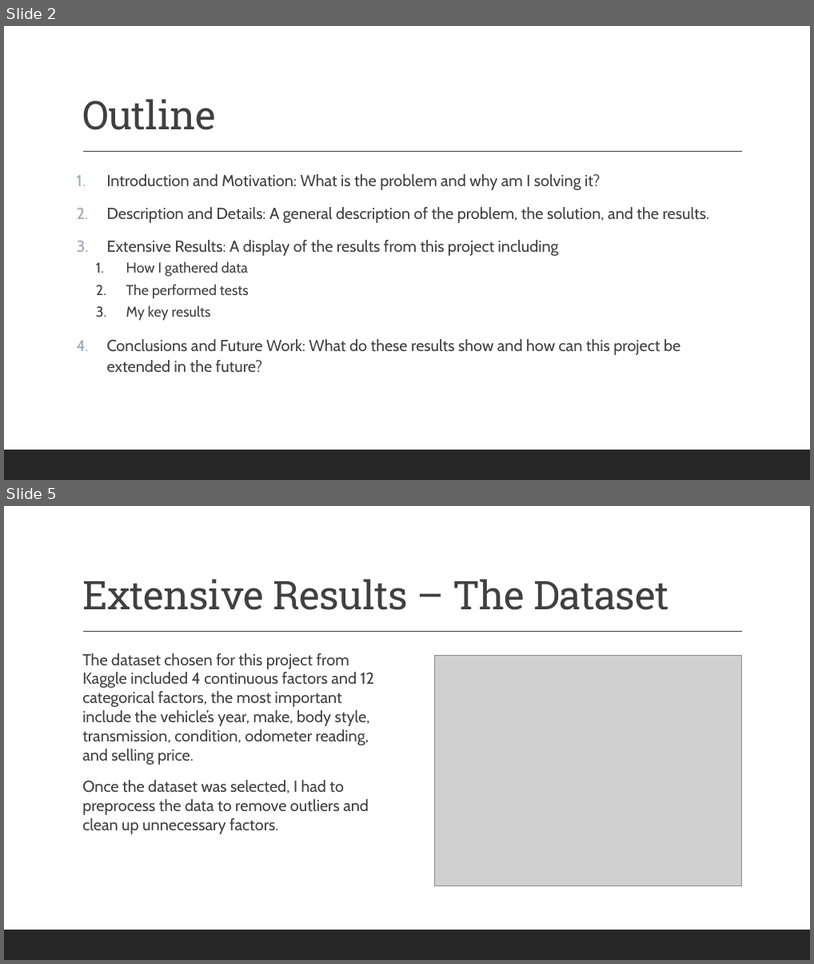
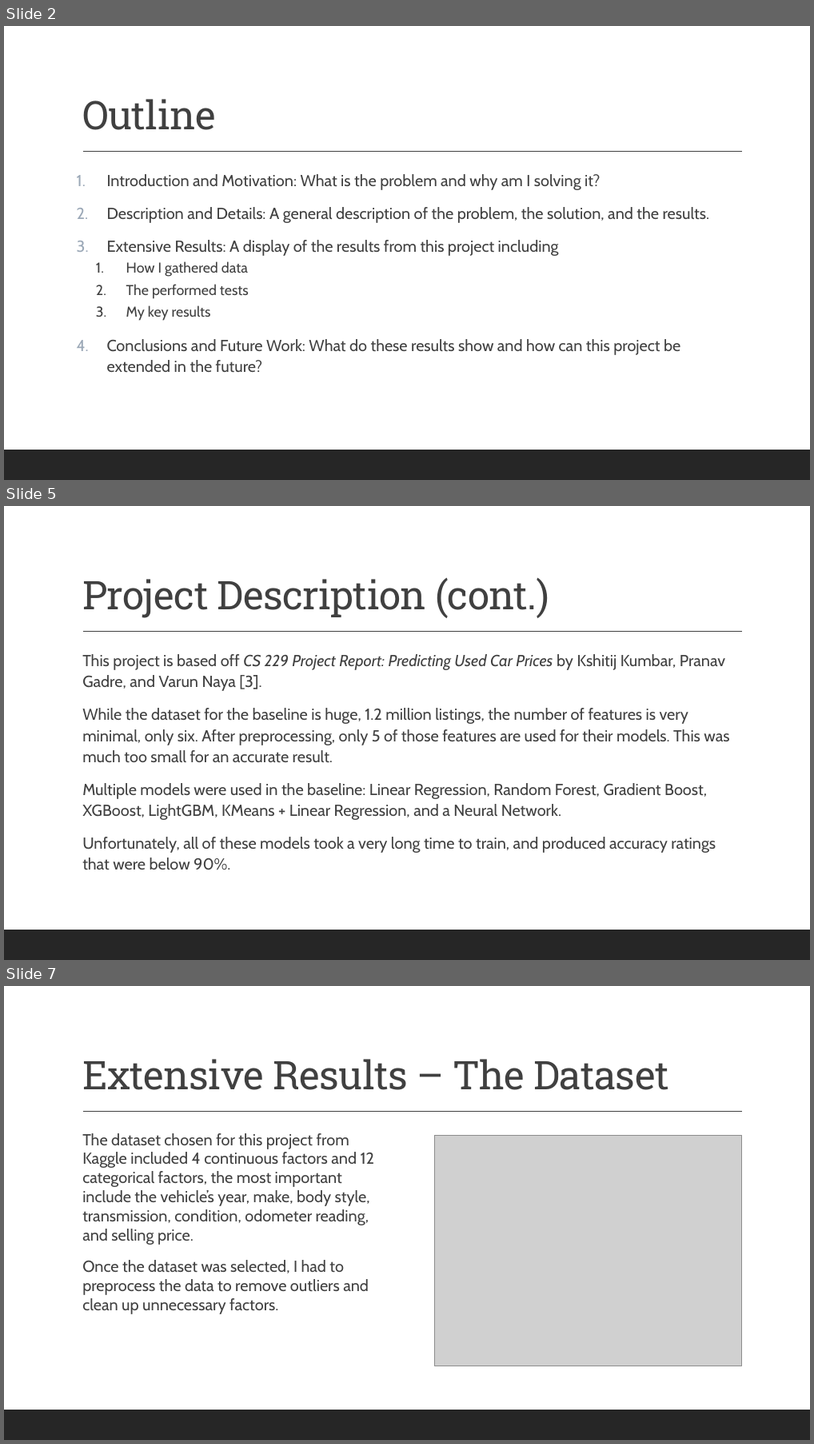
Before and after one commit to DesktopCoder1407/CS4267-MachineLearning, a slide deck: Project-Final Presentation-CS4267-Parker Smith.pptx. Shown one above the other, each under a label of ours: slides 2 and 5 before the commit, slides 2, 5 and 7 after it; the slides between them are not shown. The pictures are 814x964 and 814x1444 pixels, drawn with LibreOffice and Linux fonts; fonts in the diff are those of the drawing; grey boxes stand for pictures. Boxes give left, top, right and bottom in pixels: in the first picture for what was removed or moved away, otherwise in the second. Text is boxed around its words. In the diff, an @@ line names an element or a change of style, - is before the commit and + after.

```diff
--- a/Project-Final Presentation-CS4267-Parker Smith.pptx
+++ b/Project-Final Presentation-CS4267-Parker Smith.pptx
@@ slide 5 added at <box>4,506,810,960</box>, background #FFFFFF; not listed: 2 template elements that a slide beside it also shows @@
@@ title added at <box>82,577,550,618</box>, 47 pt, text #404040 @@
+Project Description (cont.)
@@ text added at <box>82,654,730,870</box>, 19 pt, text #404040 @@
+  This project is based off CS 229 Project Report: Predicting Used Car Prices by Kshitij Kumbar, Pranav Gadre, and Varun Naya [3].
+  While the dataset for the baseline is huge, 1.2 million listings, the number of features is very minimal, only six. After preprocessing, only 5 of those features are used for their models. This was much too small for an accurate result.
+  Multiple models were used in the baseline: Linear Regression, Random Forest, Gradient Boost, XGBoost, LightGBM, KMeans + Linear Regression, and a Neural Network.
+  Unfortunately, all of these models took a very long time to train, and produced accuracy ratings that were below 90%.
@@ what was slide 5 is now slide 7 @@
```
Also in this commit, not shown: 6 slides changed, 3 other slides added, 2 slides removed.
